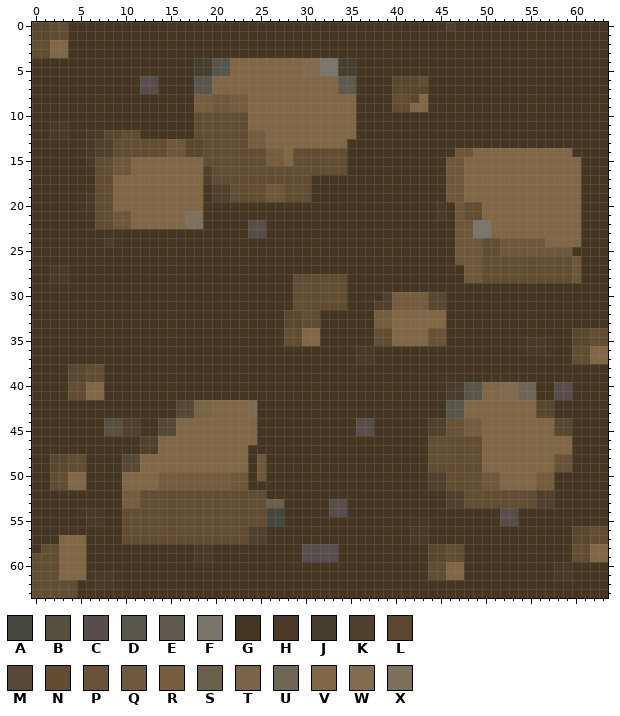
A pixel-art sprite gets an edit: images/dirt.png. Above is the file before it was changed.
The file is 64x64 pixels. Colours within 5 levels of each other are drawn and written as one.
Palette (. is transparent): A #47463e  B #55503f  C #574d4a  D #58554a  E #5e594c  F #7a766c  G #453621  H #493a27  J #473e2f  K #51402b  L #59472e  M #574935  N #624d32  P #695336  Q #6f583a  R #755d3e  S #6b5e4a  T #7a6446  U #6e6556  V #816745  W #816c4e  X #7d705d
Pixels before (only the part around the change), first column x 0:
 0 LLNNGGGGGGGGGGGGGGGGGGGGGGGGGGGGGGGGGGGGGGGGGGKGGGGGGGGGGGGGGGGG
 1 LLNNGGGGGGGGGGGGGGGGGGGGGGGGGGGGGGGGGGGGGGGGGGGGGGGGGGGGGGGGGGGG
 2 NNVVGGGGGGGGGGGGGGGGGGGGGGGGGGGGGGGGGGGGGGGGGGGGGGGGGGGGGGGGGGGG
 3 NNVVGGGGGGGGGGGGGGGGGGGGGGGGGGGGGGGGGGGGGGGGGGGGGGGGGGGGGGGGGGGG
 4 GGGGGGGGGGGGGGGGGGJJDDVVVVVVVVWWFFJJGGGGGGGGGGGGGGGGGGGGGGGGGGGG
 5 GGGGGGGGGGGGGGGGGGJJDDVVVVVVVVWWFFJJGGGGGGGGGGGGGGGGGGGGGGGGGGGG
 6 GGGGGGGGGGGGCCGGGGDDVVVVVVVVVVVVVVEEGGGGLLLNGGGGGGGGGGGGGGGGGGGG
 7 GGGGGGGGGGGGCCGGGGDDVVVVVVVVVVVVVVEEGGGGLLLLGGGGGGGGGGGGGGGGGGGG
 8 GGGGGGGGGGGGGGGGGGRRQQRRVVVVVVVVVVVVGGGGNNLVGGGGGGGGGGGGGGGGGGGG
 9 GGGGGGGGGGGGGGGGGGRRQQRRVVVVVVVVVVVVGGGGNNVVGGGGGGGGGGGGGGGGGGGG
10 GGGGGGGGGGGGGGGGGGNNNNNNVVVVVVVVVVVVGGGGGGGGGGGGGGGGGGGGGGGGGGGG
11 GGHHGGGGGGGGGGGGGGNNNNNNVVVVVVVVVVVVGGGGGGGGGGGGGGGGGGGGGGGGGGGG
12 GGHHGGHHLLNNGGGGGGNNNNNNRRVVVVVVVVVVGGGGGGGGGGGGGGGGGGGGGGGGGGGG
13 GGGGGGHKKNNNNNNQQLLNNNNNRRVVVVVVVVVGGGGGGGGGGGGGGGGGGGGGGGGGGGGG
14 GGGGGGHKKNNNNNNQQLLNNNNNNNRRVNNNNNNGGGGGGGGGGGGQQVVVVVVVVVVVGGGG
15 GGGGGGHNNQQVVVVVVVVNNNNNNNRRVNNNNNNGGGGGGGGGGGQQVVVVVVVVVVVVVGGG
16 GGGGGGGNNQQVVVVVVVVKNNNNNNNNNNNNNNNGGGGGGGGGGGQQVVVVVVVVVVVVVGGG
17 GGGGGGGNNVVVVVVVVVVKNNNNNNNNNNNGGGGGGGGGGGGGGGQQVVVVVVVVVVVVVGGG
18 GGGGGGGNNVVVVVVVVVVGKKNNNNQQNNNGGGGGGGGGGGGGGGQQVVVVVVVVVVVVVGGG
19 GGGGGGHNNVVVVVVVVVVGKKNNNNQQNNNGGGGGGGGGGGGGGGQQVVVVVVVVVVVVVGGG
20 GGGGGGHNNVVVVVVVVVVGGGGGGGGGGGGGGGGGGGGGGGGGGHGQNNVVVVVVVVVVVGGG
21 GGGGGGGNNQQVVVVVVXXGGGGGGGGGGGGGGGGGGGGGGGGGGHGQNNVVVVVVVVVVVGGG
22 GGGGGGGNNQQVVVVVVXXGGGGGCCGGGGGGGGGGGGGGGGGGGGGQQFFVVVVVVVVVVGGG
23 GGGGGGGGGGGGGGGGGGGGGGGGCCGGGGGGGGGGGGGGGGGGGGGQQFFVVVVVVVVVVGGG
24 GGGGGGGGJGGGGGGGGGGGGGGGGGGGGGGGGGGGGGGGGGGGGGGQQQNNQQQQQVVVVGGG
25 GGGGGGGGGGGGGGGGGGGGGGGGGGGGGGGGGGGGGGGGGGGGGGGQQQNNQQQQQQQQGGGG
26 GGGGGGGGGGGGGGGGGGGGGGGGGGGGGGGGGGGGGGGGGGGGGGGQQQNNNNNNNNNNQGGG
27 GGHHGGGGGGGGGGGGGGGGGGGGGGGGGGGGGGGGGGGGGGGGGGGGQQNNNNNNNNNNQGGG
28 GGHHGGGGGGGGGGGGGGGGGGGGGGGGGNNNNNNGGGGGGGGGGGGGQQNNNNNNNNNNQGGG
29 GGGGGGGGGGGGGGGGGGGGGGGGGGGGGNNNNNNGGGGGGGGGGGGGGGGGGGGGGGGGGGGG
30 GGGGGGGGGGGGGGGGGGGGGGGGGGGGGNNNNNNGGGGKRRRRLLGGGGGGGGGGGGGGGGGG
31 GGGGGGGGGGGGGGGGGGGGGGGGGGGGGNNNNNNGGGKKRRRRLLGGGGGGGGGGGGGGGGGG
32 GGGGGGGGGGGGGGGGGGGGGGGGGGGGLLNNGGGGGGRRVVVVVVGGGGGGGGGGGGGGGGGG
33 GGGGGGGGGGGGGGGGGGGGGGGGGGGGLLNNGGGGGGRRVVVVVVGGGGGGGGGGGGGGGGGG
34 GGGGGGGGGGGGGGGGGGGGGGGGGGGGNNVVGGGGGGNNVVVVPPGGGGGGGGGGGGGGLLNN
35 GGGGGGGGGGGGGGGGGGGGGGGGGGGGNNVVGGGGGGNNVVVVPPGGGGGGGGGHHGGGLLNN
36 GGGGGGGGGGGGGGGGGGGGGGGGGGGGGGGGGGGGHHGGGGGGGGGGGGGGGGGHHGGGNNVV
37 GGGGGGGGGGGGGGGGGGGGGGGGGGGGGGGGGGGGHHGGGGGGGGGGGGGGGGGGGGGGNNVV
38 GGGGLLNNGGGGGGGGGGGGGGGGGGGGGGGGGGGGGGGGGGGGGGGGGGGGGGGGGGGGGGGG
39 GGGGLLNNGGGGGGGGGGGGGGGGGGGGGGGGGGGGGGGGGGGGGGGGGGGGGGGGGGGGGGGG
40 GGGGNNVVGGGGGGGGGGGGGGGGGGGGGGGGGGGGGGGGGGGGGGJJDDVVWWUUGGCCGGGG
41 GGGGNNVVGGGGGGGGGGGGGGGGGGGGGGGGGGGGGGGGGGGGGGJJDDVVWWUUGGCCGGGG
42 GGGGGGGGGGGGGGGGMMTTVVVVWGGGGGGGGGGGGGGGGGGGGGDDVVVVVVVVLLGGGGGG
43 GGGGGGGGGGGGGGGGMMTTVVVVWGGGGGGGGGGGGGGGGGGGGGDDVVVVVVVVLLGGGGGG
44 GGGGGGGGBBKKGGMMVVVVVVVVVGGGGGGGGGGGCCGGGGGGKKPPRRVVVVVVVVLLGGGG
45 GGGGGGGGBBKKGGMMVVVVVVVVVGGGGGGGGGGGCCGGGGGGKKPPRRVVVVVVVVLLGGGG
46 GGGGGGGGGGGGKKVVVVVVVVVVVGGGGGGGGGGGGGGGGGGGNNNNNNVVVVVVVVVVGGGG
47 GGGGGGGGGGGGKKVVVVVVVVVVGGGGGGGGGGGGGGGGGGGGNNNNNNVVVVVVVVVVGGGG
48 GGLLNNGGGGMMVVVVVVVVVVVVGQGGGGGGGGGGGGGGGGGGNNNNNNVVVVVVVVPPGGGG
49 GGLLNNGGGGMMVVVVVVVVVVVVGQGGGGGGGGGGGGGGGGGGNNNNNNVVVVVVVVPPGGGG
50 GGNNVVGGGGVVVVRRRRRRRRQQGQGGGGGGGGGGGGGGGGGGKKNNNNQQVVVVRRGGGGGG
51 GGNNVVGGGGVVVVRRRRRRRRQQGGGGGGGGGGGGGGGGGGGGKKNNNNQQVVVVRRGGGGGG
52 GGGGGGGGGGRRNNNNNNNNNNNNNNGGGGGGGGGGGGGGGGGGGGKKNNNNNNNNKKGGGGGG
53 GGGGGGGGGGRRNNNNNNNNNNNNNNSSGGGGGCCGGGGGGGGGGGKKNNNNNNNNKKGGGGGG
54 GGGGGGHHGGNNNNNNNNNNNNNNNNAAGGGGGCCGGGGGGGGGGGGGGGGGCCGGGGGGGGGG
55 GGGGGGHHGGNNNNNNNNNNNNNNNNAAGGGGGGGGGGGGGGGGGGGGGGGGCCGGGGGGGGGG
56 GGGGGGGGGGNNNNNNNNNNNNNNKKGGGGGGGGGGGGGGGGHHGGGGGGGGGGGGGGGGLLNN
57 GGGVVVGGGGNNNNNNNNNNNNNNKKGGGGGGGGGGGGGGGGHHGGGGGGGGGGGGGGGGLLNN
58 GNNVVVGGGGGGGGGGGGHHGGGGGGGGGGCCCCGGGGGGGGGGLLNNGGGGGGGGGGGGNNVV
59 NNNVVVGGGGGGGGGGGGHHGGGGGGGGGGCCCCGGGGGGGGGGLLNNGGGGGGGGGGGGNNVV
60 NNNVVVGGGGGGGGGGGGGGGGGGGGGGGGGGGGGGGGGGGGGGNNVVGGGGGGGGGGHHGGGG
61 NNNVVVGHHGGGGGGGGGGGGGGGGGGGGGGGGGGGGGGGGGGGNNVVGGGGGGGGGGHHGGGG
62 NNNNNGGHHGGGGGGGGGGGGGGGGGGGGGGGGGGGGGGGGGGGGGGGGGGGGGGGGGGGGGGG
63 NNNNNGGGGGGGGGGGGGGGGGGGGGGGGGGGGGGGGGGGGGGGGGGGGGGGGGGGGGGGGGGG
New version:
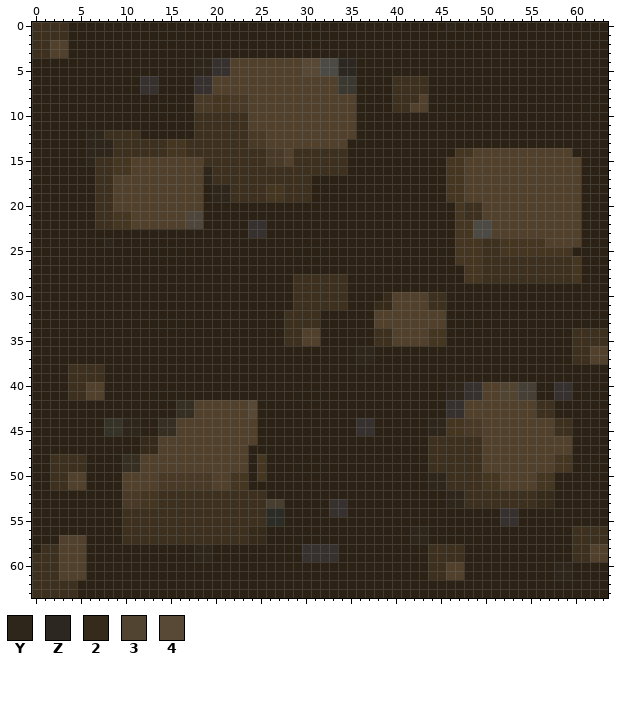
Colours new in this view: Y #2f261b  Z #2c2821  2 #362b1b  3 #514431  4 #574935
Difference:
colour A: #47463e -> #2c2c27
colour B: #55503f -> #353227
colour C: #574d4a -> #36302e
colour E: #5e594c -> #3b3830
colour F: #7a766c -> #4c4a44
colour G: #453621 -> #2b2215
colour M: #574935 -> #362e21
colour N: #624d32 -> #3d301f
colour Q: #6f583a -> #453621
colour U: #6e6556 -> #453f36
colour X: #7d705d -> #4e463a
Changed rows in their new state; - is a pixel that keeps its letter.
first column x 0:
 0 NN--------------------------------------------Y-----------------
 1 NN--------------------------------------------------------------
 2 --KK------------------------------------------------------------
 3 --KK------------------------------------------------------------
 4 ------------------YYCCKKKKKKKK44--ZZ----------------------------
 5 ------------------YYCCKKKKKKKK44--ZZ----------------------------
 6 ------------------CCKKKKKKKKKKKKKK------NNN---------------------
 7 ------------------CCKKKKKKKKKKKKKK------NNNN--------------------
 8 ------------------HH--HHKKKKKKKKKKKK------NK--------------------
 9 ------------------HH--HHKKKKKKKKKKKK------KK--------------------
10 ------------------------KKKKKKKKKKKK----------------------------
11 --GG--------------------KKKKKKKKKKKK----------------------------
12 --GG--YYNN--------------HHKKKKKKKKKK----------------------------
13 ------YYY--------NN-----HHKKKKKKKKK-----------------------------
14 ------YYY--------NN-------HHK--------------------KKKKKKKKKKK----
15 ------Y----KKKKKKKK-------HHK-------------------KKKKKKKKKKKKK---
16 -----------KKKKKKKKY----------------------------KKKKKKKKKKKKK---
17 ---------KKKKKKKKKKY----------------------------KKKKKKKKKKKKK---
18 ---------KKKKKKKKKK-YY--------------------------KKKKKKKKKKKKK---
19 ------G--KKKKKKKKKK-YY--------------------------KKKKKKKKKKKKK---
20 ------G--KKKKKKKKKK--------------------------G----KKKKKKKKKKK---
21 -----------KKKKKK----------------------------G----KKKKKKKKKKK---
22 -----------KKKKKK----------------------------------KKKKKKKKKK---
23 ---------------------------------------------------KKKKKKKKKK---
24 --------Y------------------------------------------------KKKK---
27 --GG------------------------------------------------------------
28 --GG------------------------------------------------------------
30 ---------------------------------------2KKKKNN------------------
31 --------------------------------------22KKKKNN------------------
32 ----------------------------NN--------KKKKKKKK------------------
33 ----------------------------NN--------KKKKKKKK------------------
34 ------------------------------KK--------KKKKQQ--------------NN--
35 ------------------------------KK--------KKKKQQ---------GG---NN--
36 ------------------------------------YY-----------------GG-----KK
37 ------------------------------------YY------------------------KK
38 ----NN----------------------------------------------------------
39 ----NN----------------------------------------------------------
40 ------KK--------------------------------------YYCCKK33----------
41 ------KK--------------------------------------YYCCKK33----------
42 ------------------KKKKKK4---------------------CCKKKKKKKKNN------
43 ------------------KKKKKK4---------------------CCKKKKKKKKNN------
44 ----------YY----KKKKKKKKK-------------------YYQQHHKKKKKKKKNN----
45 ----------YY----KKKKKKKKK-------------------YYQQHHKKKKKKKKNN----
46 ------------22KKKKKKKKKKK-------------------------KKKKKKKKKK----
47 ------------22KKKKKKKKKK--------------------------KKKKKKKKKK----
48 --NN--------KKKKKKKKKKKK--------------------------KKKKKKKKQQ----
49 --NN--------KKKKKKKKKKKK--------------------------KKKKKKKKQQ----
50 ----KK----KKKKHHHHHHKK----------------------YY------KKKKQQ------
51 ----KK----KKKKHHHHHHKK----------------------YY------KKKKQQ------
52 ----------HHQQ--------------------------------YY--------22------
53 ----------HHQQ------------JJ------------------YY--------22------
54 ------GG--------------------------------------------------------
55 ------GG--------------------------------------------------------
56 ------------------------22----------------YY----------------NN--
57 ---KKK------------------22----------------YY----------------NN--
58 ---KKK------------YY------------------------NN----------------KK
59 ---KKK------------YY------------------------NN----------------KK
60 ---KKK----------------------------------------KK----------YY----
61 ---KKK-GG-------------------------------------KK----------YY----
62 -------GG-------------------------------------------------------
Where, in picture pixels (left, top, right, bottom), the same in both pictures:
changed: (32, 22, 608, 598)
